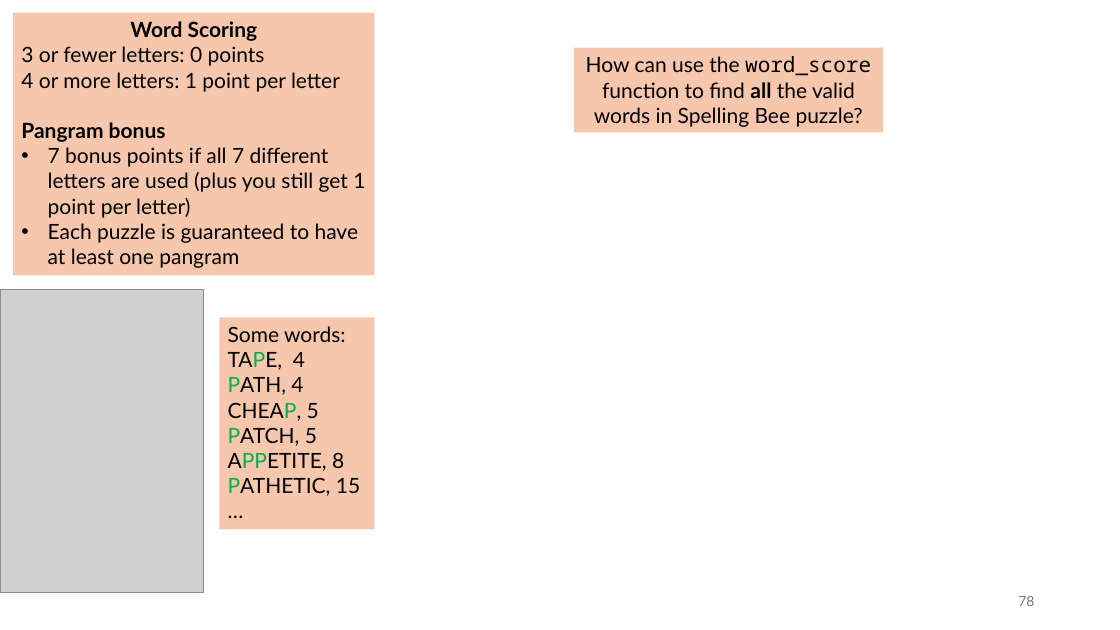
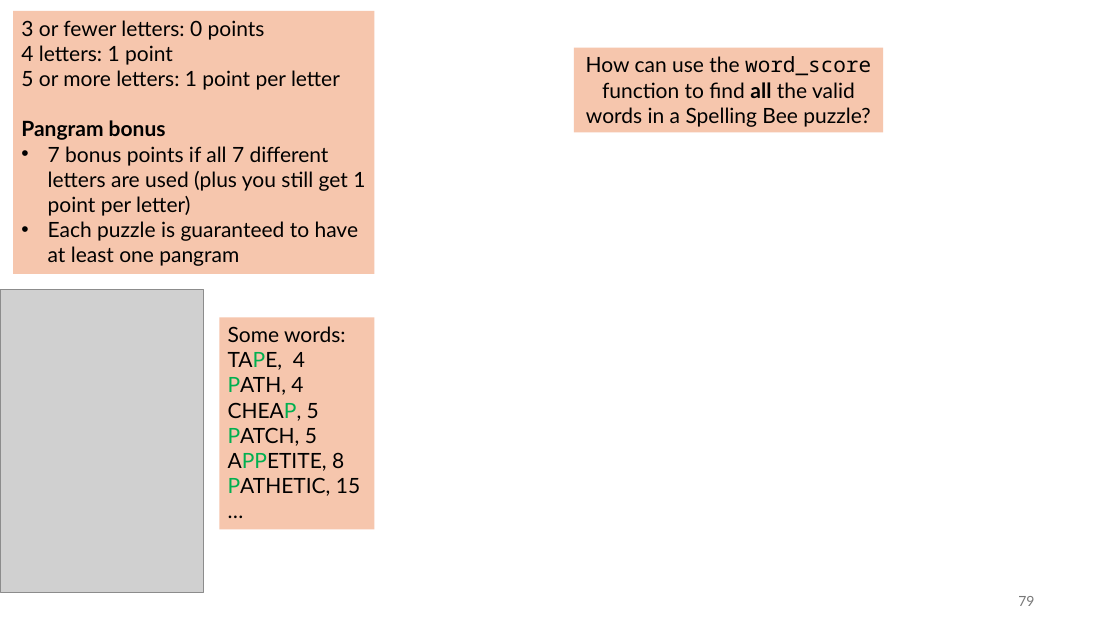
Before and after one commit to tjd1234/cmpt120spring2026, a slide deck: slide 79 of lecture_notes/chapter7/chapter7.pptx (slide 78 before the commit). Drawn at 1120x630 pixels with LibreOffice and Linux fonts; fonts in the diff are those of the drawing; grey boxes stand for pictures. Boxes give left, top, right and bottom in pixels: in the first picture for what was removed or moved away, otherwise in the second. Text is boxed around its words. In the diff, an @@ line names an element or a change of style, - is before the commit and + after.

```diff
--- a/lecture_notes/chapter7/chapter7.pptx
+++ b/lecture_notes/chapter7/chapter7.pptx
@@ text in rectangle at (130,21,258,41): paragraph removed @@
-Word Scoring
@@ text in rectangle at (21,45,340,90): text changed @@
-4 or more letters: 1 point per letter
+4 letters: 1 point
+5 or more letters: 1 point per letter
@@ text in rectangle at (586,56,871,127): text changed @@
-How can use the word_score function to find all the valid words in Spelling Bee puzzle?
+How can use the word_score function to find all the valid words in a Spelling Bee puzzle?
@@ page number at (1018,596,1034,606): text changed @@
-78
+79
```
Also in this commit, not shown: 22 other slides changed, 1 slide added.
